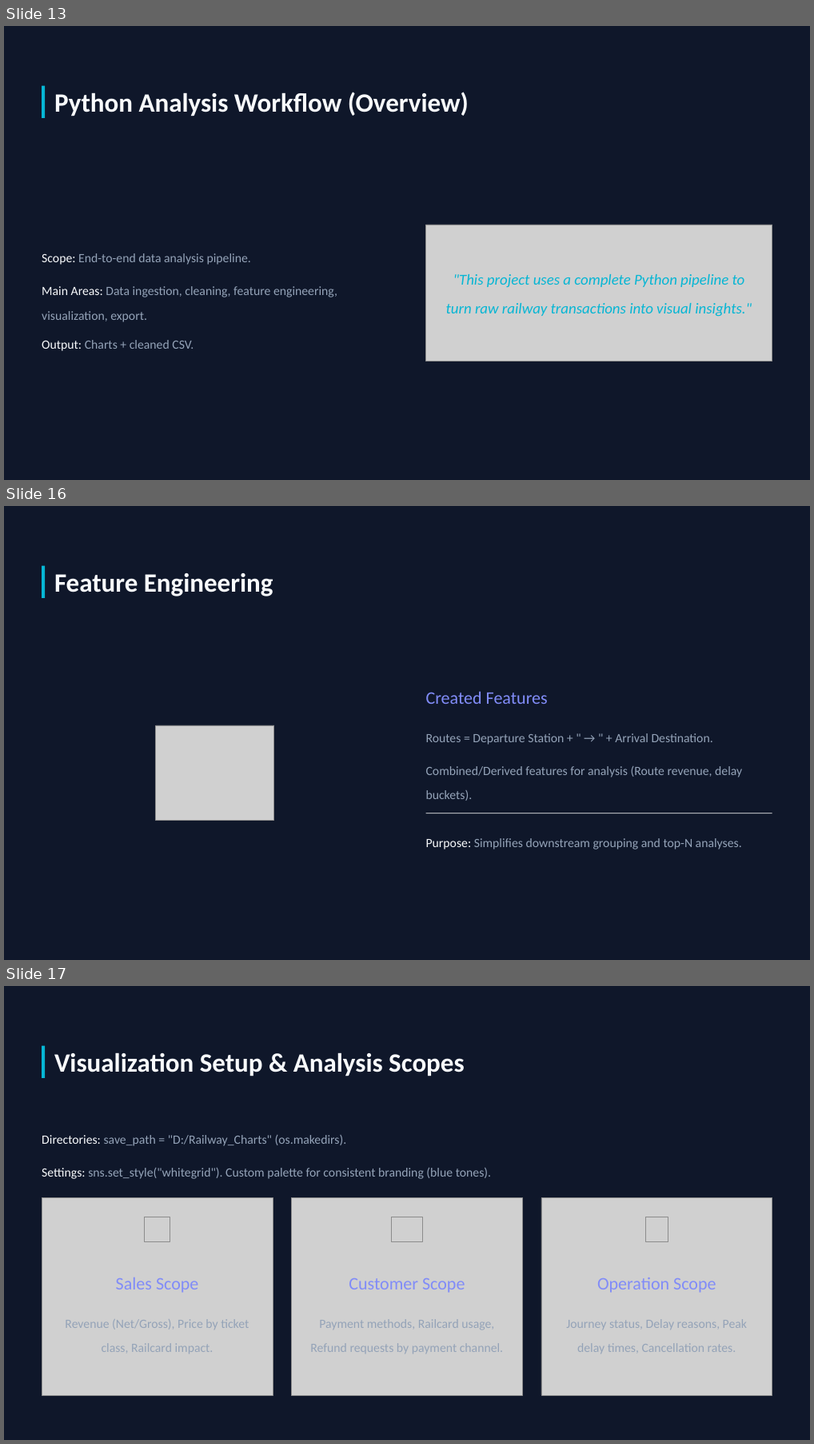
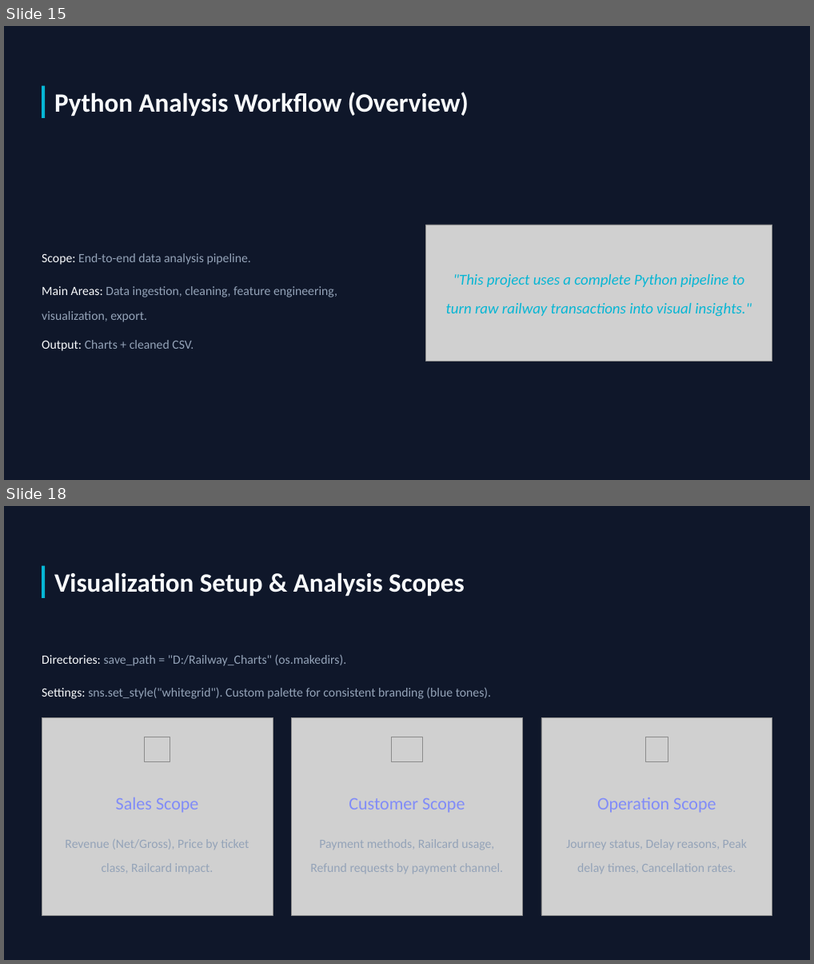
Before and after one commit to mazenezzat1313-DH/UK-Train-Rides, a slide deck: Presenation/Final UK Train Rides .pptx. Shown one above the other, each under a label of ours: slides 13, 16 and 17 before the commit, slides 15 and 18 after it; the slides between them are not shown. The pictures are 814x1444 and 814x964 pixels, drawn with LibreOffice and Linux fonts; fonts in the diff are those of the drawing; grey boxes stand for pictures; background and template pictures are left out. Boxes give left, top, right and bottom in pixels: in the first picture for what was removed or moved away, otherwise in the second. Text is boxed around its words. In the diff, an @@ line names an element or a change of style, - is before the commit and + after.

```diff
--- a/Presenation/Final UK Train Rides .pptx
+++ b/Presenation/Final UK Train Rides .pptx
@@ slide 16 removed at (x1=4, y1=506, x2=810, y2=960), background picture (left out) @@
@@ rectangle removed at (x1=42, y1=566, x2=45, y2=598) @@
@@ text removed at (x1=54, y1=573, x2=274, y2=596) @@
-Feature Engineering
@@ text removed at (x1=426, y1=691, x2=548, y2=704) @@
-Created Features
@@ picture removed at (x1=156, y1=725, x2=274, y2=820) @@
@@ text removed at (x1=426, y1=733, x2=714, y2=744) @@
-Routes = Departure Station + " → " + Arrival Destination.
@@ text removed at (x1=426, y1=766, x2=742, y2=800) @@
-Combined/Derived features for analysis (Route revenue, delay buckets).
@@ rectangle removed at (x1=426, y1=812, x2=773, y2=813) @@
@@ text removed at (x1=426, y1=838, x2=742, y2=849) @@
-Purpose: Simplifies downstream grouping and top-N analyses.
@@ what was slide 13 is now slide 15 @@
@@ what was slide 17 is now slide 18 @@
```
Also in this commit, not shown: 9 slides changed, 11 slides added, 3 other slides removed.
